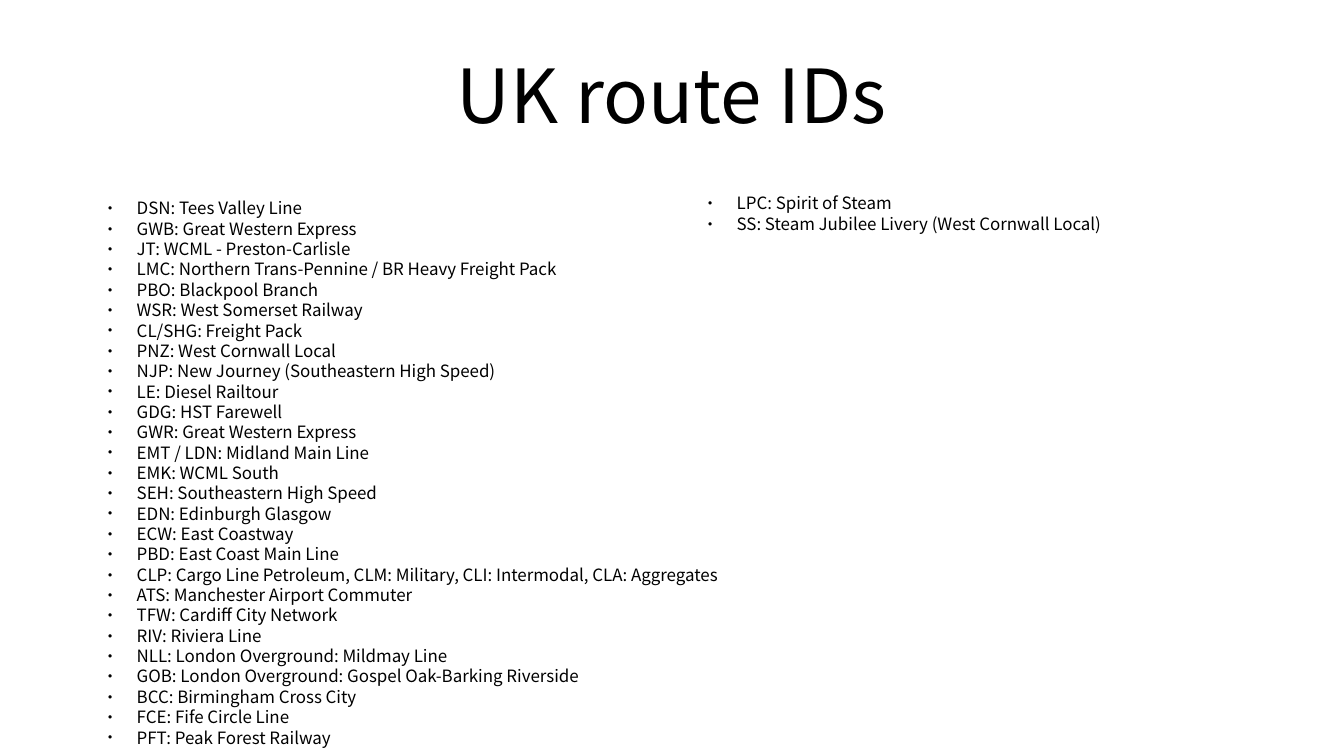
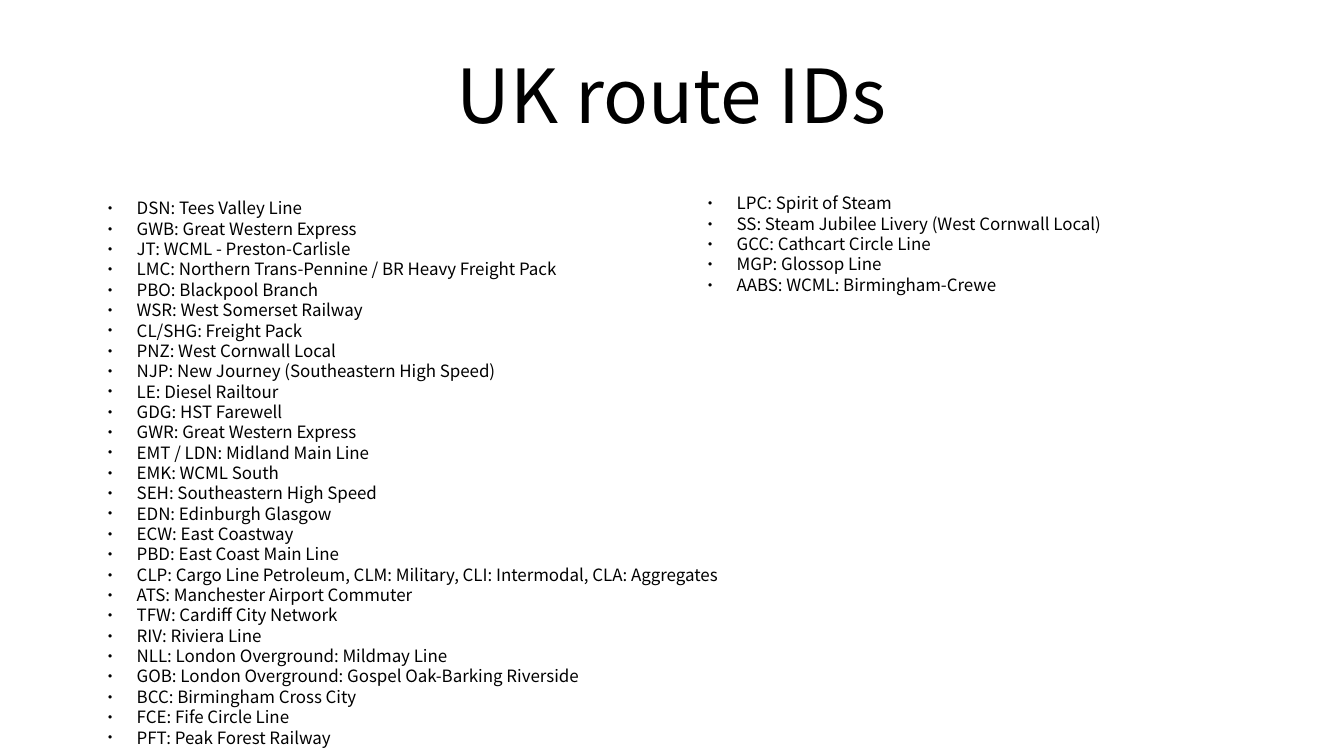
Before and after one commit to FreddyYJ/TSW-RailDriver-Remap, a slide deck: slide 7 of Index.odp. Drawn at 1344x756 pixels with LibreOffice and Linux fonts; fonts in the diff are those of the drawing. Boxes give left, top, right and bottom in pixels: in the first picture for what was removed or moved away, otherwise in the second. Text is boxed around its words. In the diff, an @@ line names an element or a change of style, - is before the commit and + after.

```diff
--- a/Index.odp
+++ b/Index.odp
@@ text at box(737, 233, 996, 296): paragraphs added @@
+● GCC: Cathcart Circle Line
+● MGP: Glossop Line
+● AABS: WCML: Birmingham-Crewe
```
Also in this commit, not shown: 30 other files.
